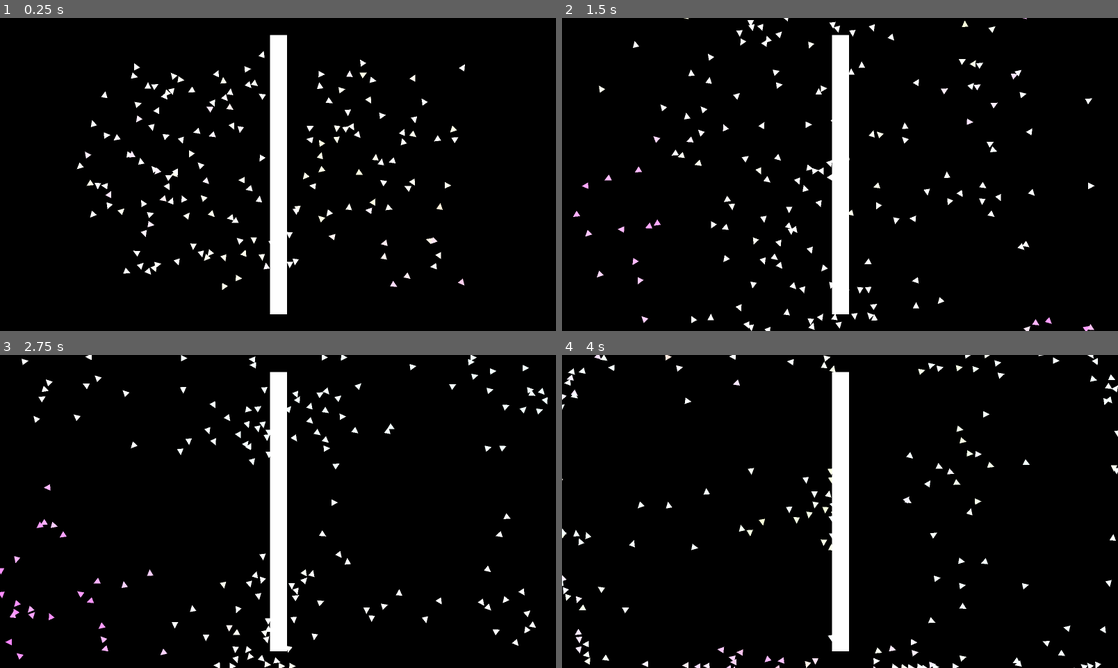
Above: before the commit, frames 1-4 (two rows, left to right).
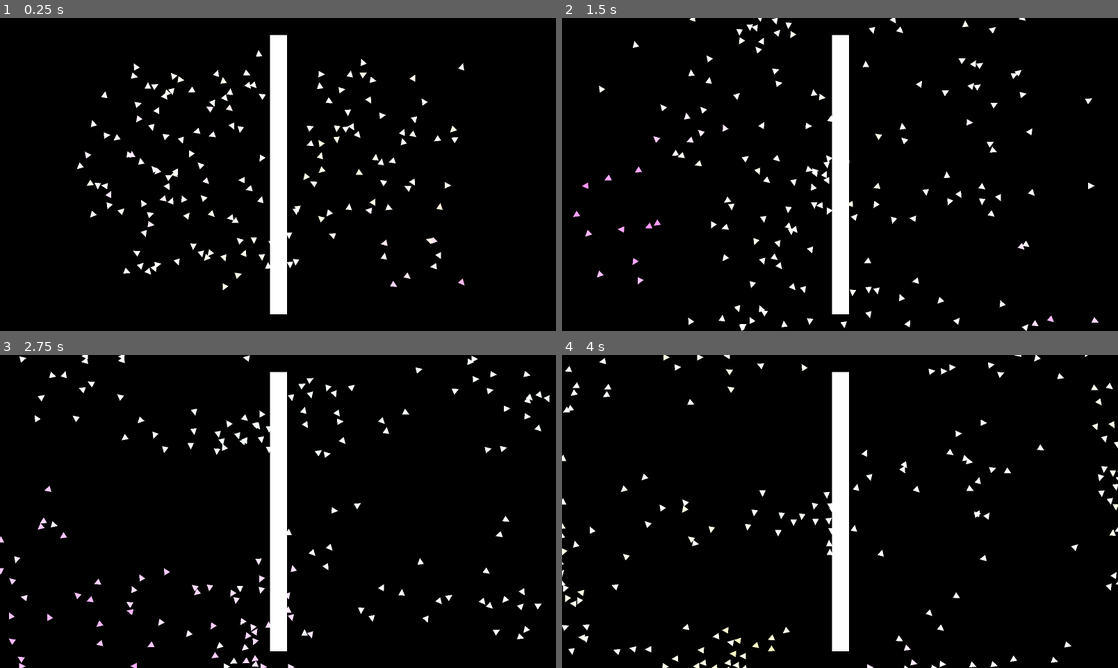
Above: after the commit, the same moments.

Repository: Sub1111/boids
Game: Godot game, scene res://2d/main_2d.tscn
The game is run twice, just before and just after one commit, with the same random seed, the same clock (stepped at 60 frames per second) and the same inputs.
Inputs:
- Up to frame 1 (0.25 s): no input
- Up to frame 2 (1.5 s): tap C (colision_avoidance_switch) at 0.6 s; tap L (light_fisrst_one) at 1.35 s
- Up to frame 3 (2.75 s): tap C (colision_avoidance_switch) at 2.1 s
- Up to frame 4 (4 s): tap L (light_fisrst_one) at 2.85 s; tap C (colision_avoidance_switch) at 3.6 s

The runs differ from the first frame. In frame 1, 0.4% of the frame differs, in the area x 24-84%, y 10-88%; in frame 2, 2.0%; in frame 3, 3.9%, in the area x 0-99%, y 0-100%; in frame 4, 3.8%.

Commit message:
final get_avoid_dir() version

Diff:
--- a/2d/fish_2d.gd
+++ b/2d/fish_2d.gd
@@ -16,7 +16,7 @@
 const vision_cone_threshhold := -0.7
 const vision_distance = 20.
 
-const ray_direction_amount = 50
+const ray_direction_amount = 20
 var ray_directions: Array[Vector2]
 var ray: RayCast2D
 var colision_avoid_strength = 20.
@@ -111,7 +111,7 @@
 func calculate_colision_avoid_force() -> Vector2:
 	var dist: float = (position - ray.get_collision_point()).length()
 	var dist_strength = 1 / (dist + 1)
-	return ray.get_collision_normal() * max_steer_force * colision_avoid_strength * dist_strength
+	return get_colision_avoid_dir() * max_steer_force * colision_avoid_strength * dist_strength
 
 #================================================================================
 # Flock forces
--- a/2d/main_2d.tscn
+++ b/2d/main_2d.tscn
@@ -16,9 +16,6 @@
 
 [sub_resource type="BoxMesh" id="BoxMesh_wqhqh"]
 size = Vector3(10, 100, 1)
-
-[sub_resource type="RectangleShape2D" id="RectangleShape2D_tv7wu"]
-size = Vector2(636.396, 342.24)
 
 [node name="main2D" type="Node2D"]
 script = ExtResource("1_wobmm")
@@ -79,40 +76,6 @@
 scale = Vector2(7.90469, 9.45102)
 mesh = SubResource("BoxMesh_wqhqh")
 
-[node name="corner1" type="Area2D" parent="borders"]
-position = Vector2(-384, -258)
-collision_layer = 3
-
-[node name="CollisionShape2D" type="CollisionShape2D" parent="borders/corner1"]
-rotation = -0.785397
-shape = SubResource("RectangleShape2D_tv7wu")
-
-[node name="corner2" type="Area2D" parent="borders"]
-position = Vector2(2306, -250)
-rotation = 1.57079
-collision_layer = 3
-
-[node name="CollisionShape2D" type="CollisionShape2D" parent="borders/corner2"]
-rotation = -0.785397
-shape = SubResource("RectangleShape2D_tv7wu")
-
-[node name="corner3" type="Area2D" parent="borders"]
-position = Vector2(2300, 1324)
-collision_layer = 3
-
-[node name="CollisionShape2D" type="CollisionShape2D" parent="borders/corner3"]
-rotation = -0.785397
-shape = SubResource("RectangleShape2D_tv7wu")
-
-[node name="corner4" type="Area2D" parent="borders"]
-position = Vector2(-382, 1318)
-rotation = -1.57079
-collision_layer = 3
-
-[node name="CollisionShape2D" type="CollisionShape2D" parent="borders/corner4"]
-rotation = -0.785397
-shape = SubResource("RectangleShape2D_tv7wu")
-
 [connection signal="area_entered" from="borders/top" to="borders" method="_on_top_area_entered"]
 [connection signal="area_entered" from="borders/bottom" to="borders" method="_on_bottom_area_entered"]
 [connection signal="area_entered" from="borders/left" to="borders" method="_on_left_area_entered"]
Not shown: 1 places in 2d/main_2d.tscn that only renumber resources
